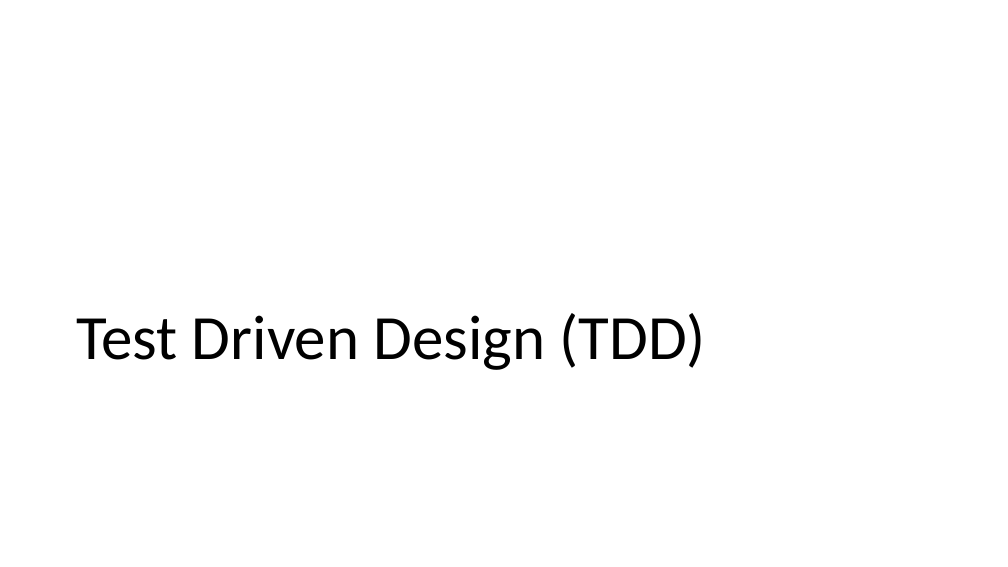
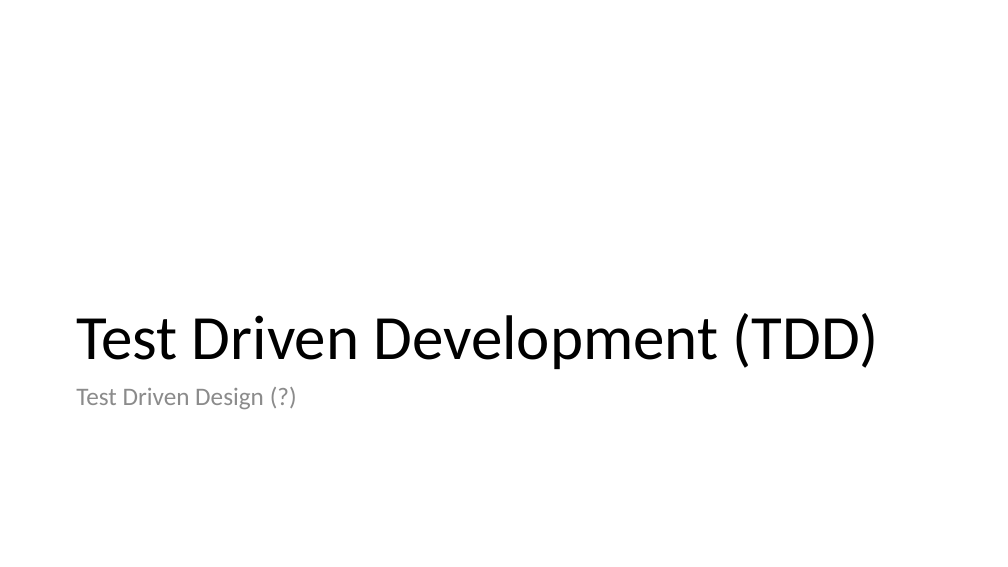
Before and after one commit to MihailRomanov/DevTools_Course, a slide deck: slide 28 of Lections/03_Unit_tests.pptx. Drawn at 1008x567 pixels with LibreOffice and Linux fonts; fonts in the diff are those of the drawing. Boxes give left, top, right and bottom in pixels: in the first picture for what was removed or moved away, otherwise in the second. Text is boxed around its words. In the diff, an @@ line names an element or a change of style, - is before the commit and + after.

Commit message:
Update Unit test lection

```diff
--- a/Lections/03_Unit_tests.pptx
+++ b/Lections/03_Unit_tests.pptx
@@ title at (76, 313, 879, 369): text changed @@
-Test Driven Design (TDD)
+Test Driven Development (TDD)
@@ text added at (76, 388, 264, 409), 24 pt, text #8C8C8C @@
+Test Driven Design (?)
```
Also in this commit, not shown: 3 other slides changed, 2 slides added, 1 slide removed.
